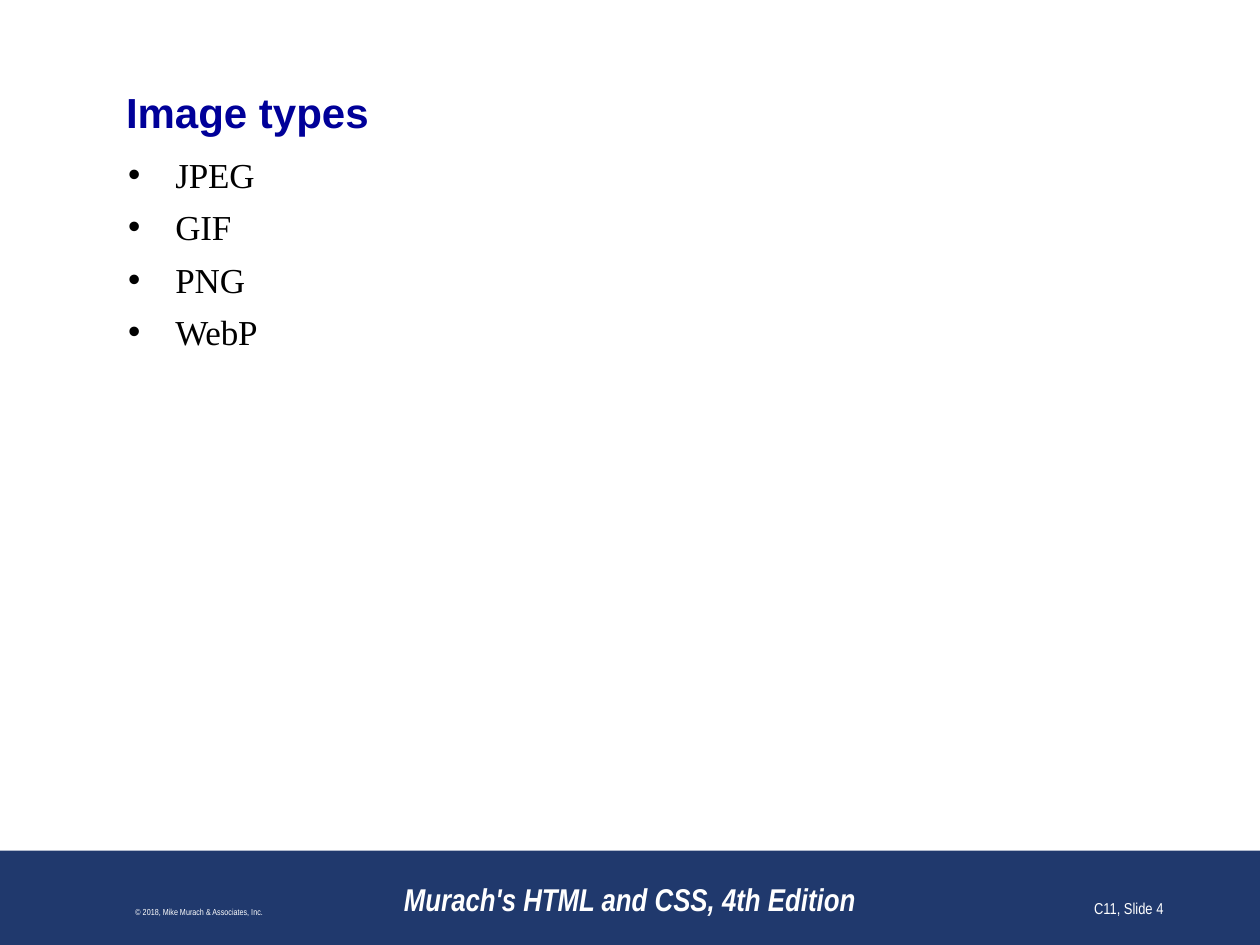
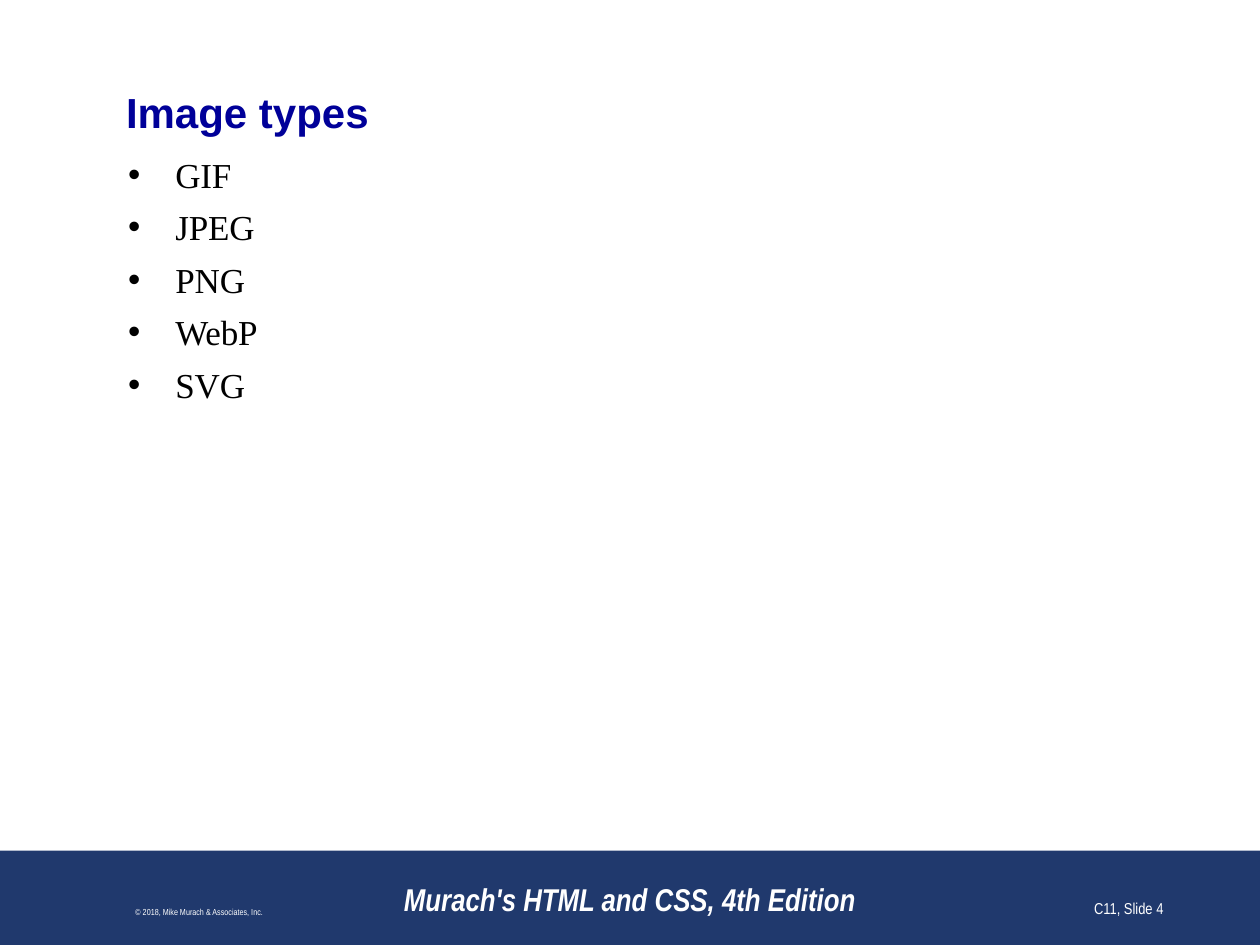
Before and after one commit to paulsmithkc/awd1000_base_lab_and_homework, a slide deck: slide 4 of murach_html_4e/slides/Chapter 11 slides.pptx. Drawn at 1260x945 pixels with LibreOffice and Linux fonts; fonts in the diff are those of the drawing; background and template pictures are left out. Boxes give left, top, right and bottom in pixels: in the first picture for what was removed or moved away, otherwise in the second. Text is boxed around its words. In the diff, an @@ line names an element or a change of style, - is before the commit and + after.

Commit message:
Minor slide updates

```diff
--- a/murach_html_4e/slides/Chapter 11 slides.pptx
+++ b/murach_html_4e/slides/Chapter 11 slides.pptx
@@ text at box(175, 164, 231, 189): paragraph added @@
+• GIF
@@ text at box(175, 216, 231, 241): paragraph removed @@
-• GIF
@@ text at box(175, 374, 245, 399): paragraph added @@
+• SVG
```
Also in this commit, not shown: 1 other slide changed, 1 other file.
